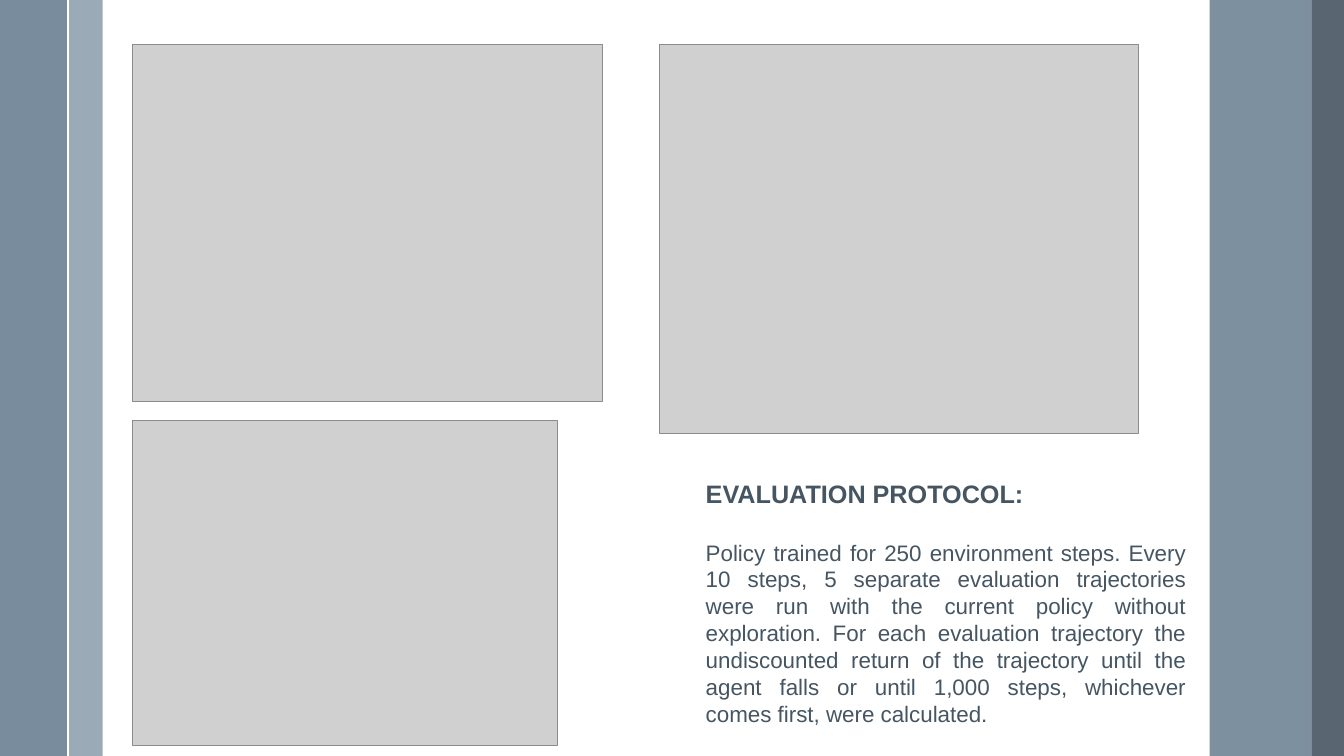
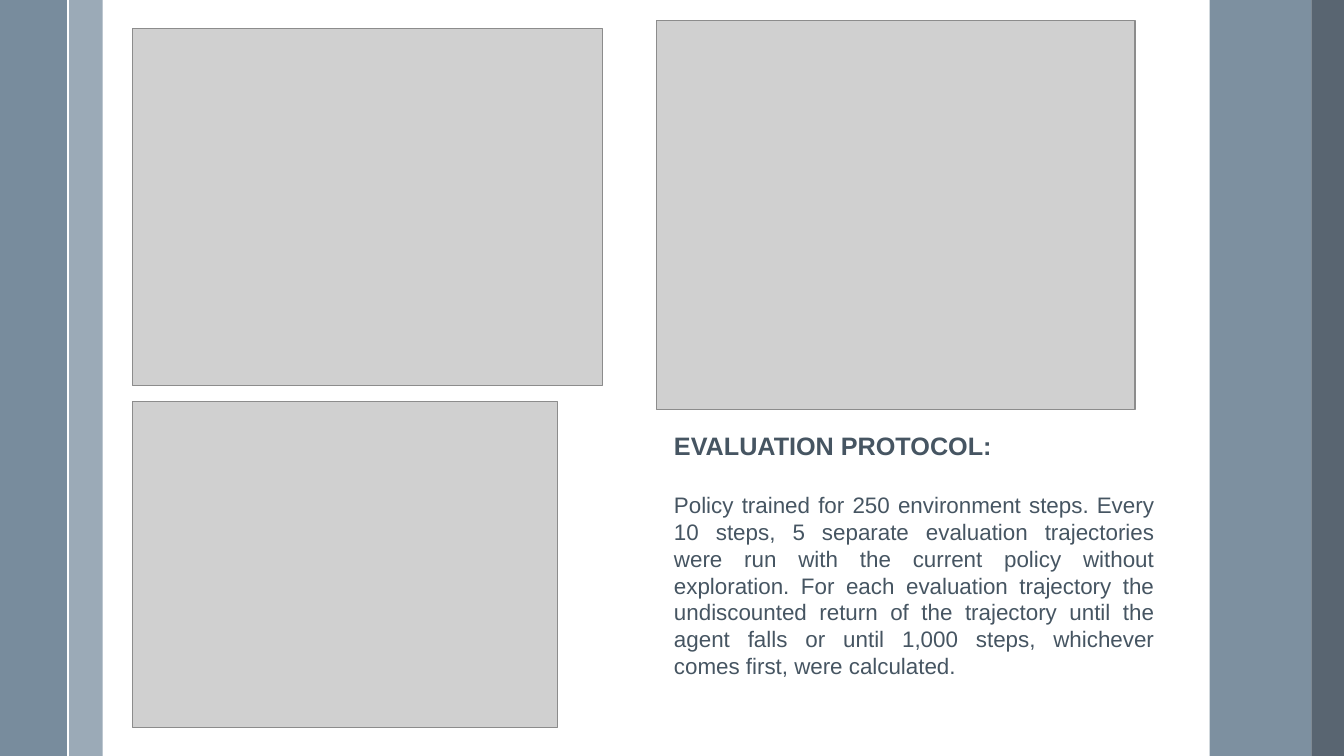
Before and after one commit to abhi-1999/course-work_projects-IISc, a slide deck: slide 27 of Reinforcement Learning_E1-277/Presentation.pptx (slide 26 before the commit). Drawn at 1344x756 pixels with LibreOffice and Linux fonts; fonts in the diff are those of the drawing; grey boxes stand for pictures. Boxes give left, top, right and bottom in pixels: in the first picture for what was removed or moved away, otherwise in the second. Text is boxed around its words. In the diff, an @@ line names an element or a change of style, - is before the commit and + after.

```diff
--- a/Reinforcement Learning_E1-277/Presentation.pptx
+++ b/Reinforcement Learning_E1-277/Presentation.pptx
@@ picture: place and size @@
-picture at (132, 44, 602, 401)
+picture at (132, 29, 602, 386)
@@ picture: place and size @@
-picture at (660, 44, 1139, 434)
+picture at (656, 21, 1135, 410)
@@ picture: place and size @@
-picture at (133, 420, 558, 746)
+picture at (133, 402, 558, 728)
@@ text "EVALUATION PROTOCOL:": place and size @@
-text "EVALUATION PROTOCOL:" at (706, 485, 1186, 725)
+text "EVALUATION PROTOCOL:" at (674, 437, 1154, 677)
```
Also in this commit, not shown: 6 other slides changed, 2 slides added, 1 slide removed, 4 other files.
